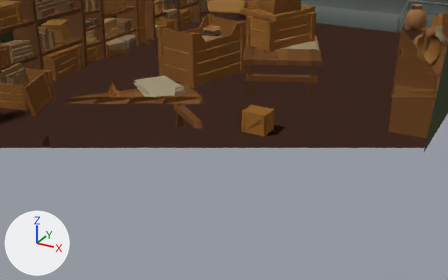
One commit to the Blender file models/basement/Basement.blend: the scene before it, then after it.
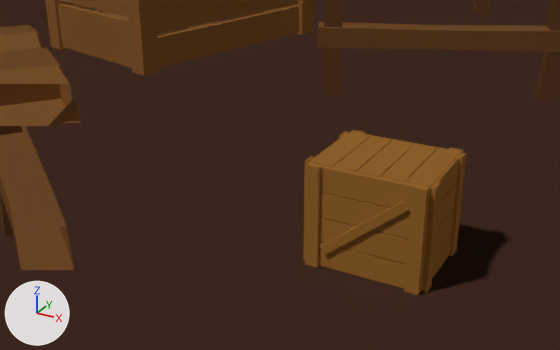
Each version appears first from a camera (50 mm lens) standing at (7.6, -7.26, 5.57) and looking at (1.42, 3.98, -0.05), and next in a close-up from a camera (50 mm lens) standing at (3.13, 1.46, 1.92) and looking at (1.56, 4.32, 0.49). Lighting does not change. The marker at lower left points along +X, +Y and +Z. The older version's two pictures come first. Everything nearer to the camera than a plane just in front of the edit is cut away.

Objects in the first close-up: 'Basement', 'MovableCrate'.
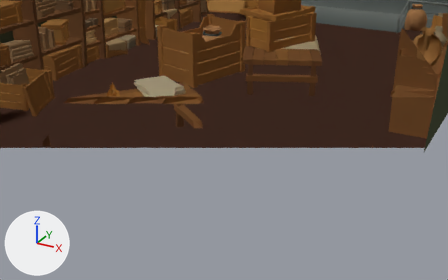
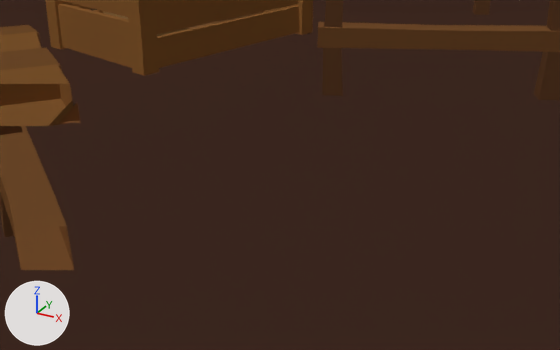
Commit message: Extract crate asset and scatter five carryable crates on basement floor

What the commit changed:
Object 'MovableCrate' (ob_movablecrate) is deleted.

Changed parts and their boxes (x1, y1, x2, y2) in the close-ups (560 x 350 px):
'MovableCrate', deleted (brown): before (303, 130, 466, 295)
